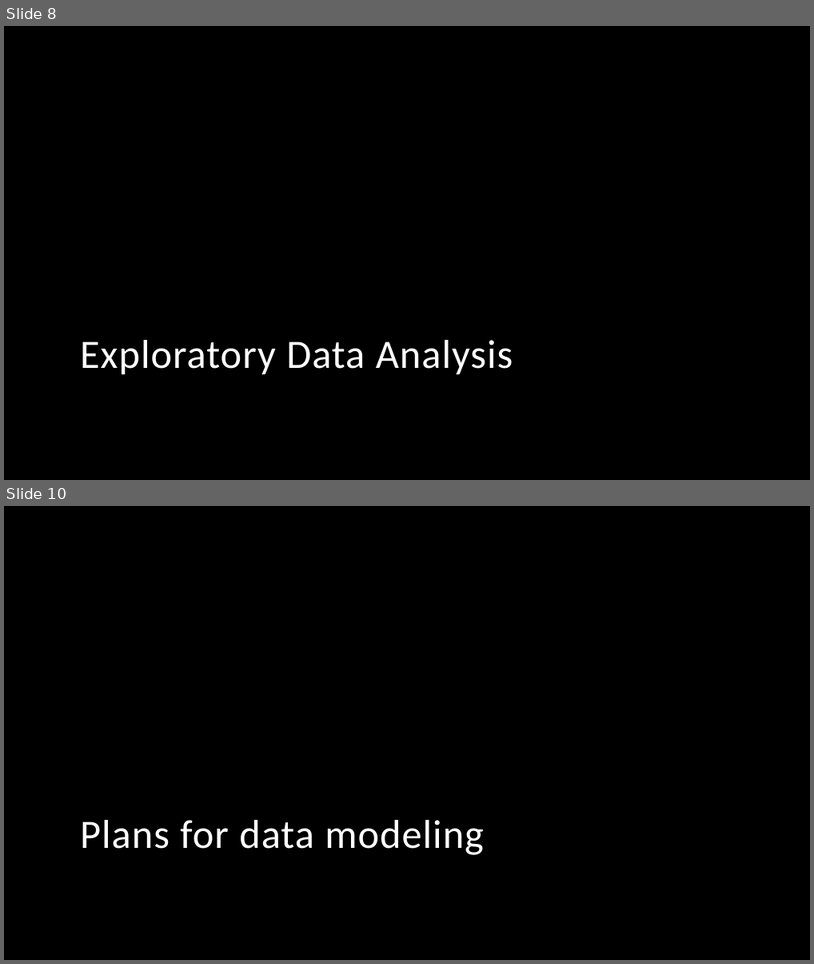
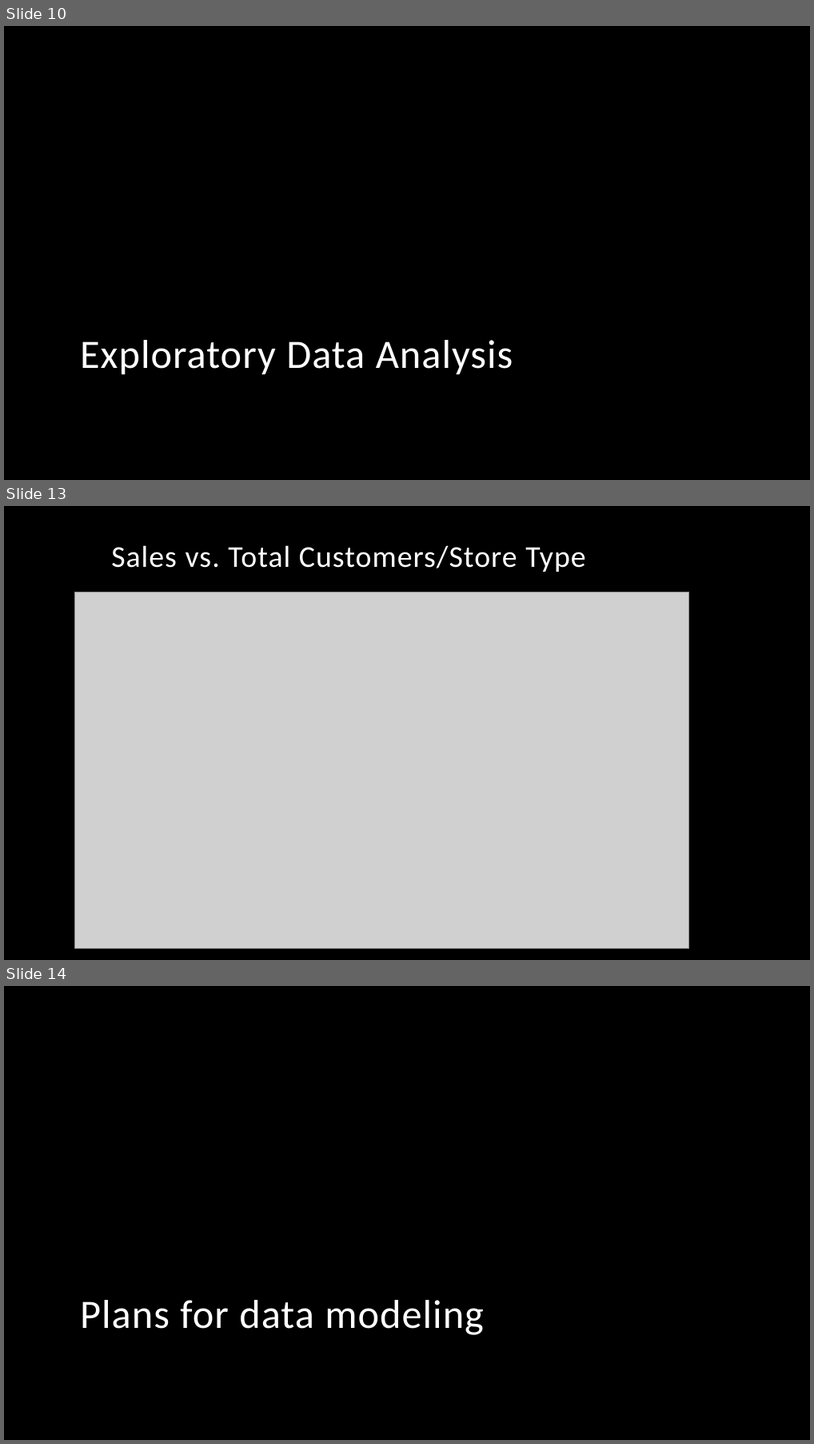
Before and after one commit to Nashavi/Rossman-Sales-Predition, a slide deck: Rossman Project.pptx. Shown one above the other, each under a label of ours: slides 8 and 10 before the commit, slides 10, 13 and 14 after it; the slides between them are not shown. The pictures are 814x964 and 814x1444 pixels, drawn with LibreOffice and Linux fonts; fonts in the diff are those of the drawing; grey boxes stand for pictures; background and template pictures are left out. Boxes give left, top, right and bottom in pixels: in the first picture for what was removed or moved away, otherwise in the second. Text is boxed around its words. In the diff, an @@ line names an element or a change of style, - is before the commit and + after.

```diff
--- a/Rossman Project.pptx
+++ b/Rossman Project.pptx
@@ slide 13 added at (x1=4, y1=506, x2=810, y2=960), background picture (left out) @@
@@ title added at (x1=111, y1=545, x2=586, y2=572), 36 pt, text #FFFFFF @@
+Sales vs. Total Customers/Store Type
@@ picture added at (x1=74, y1=592, x2=690, y2=948) @@
@@ what was slide 8 is now slide 10 @@
@@ what was slide 10 is now slide 14 @@
```
Also in this commit, not shown: 7 other slides added, 3 slides removed, 1 other file.
